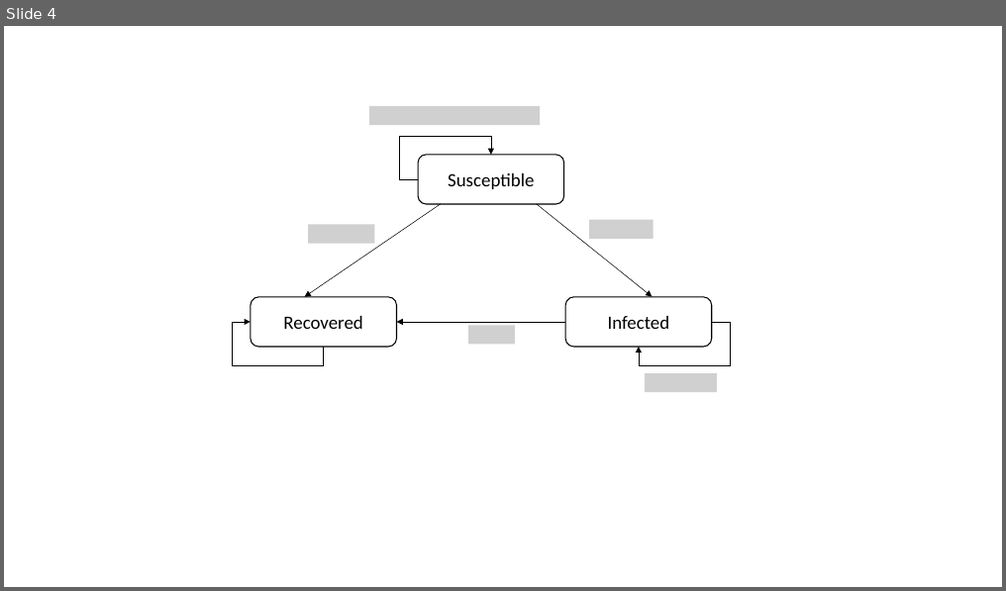
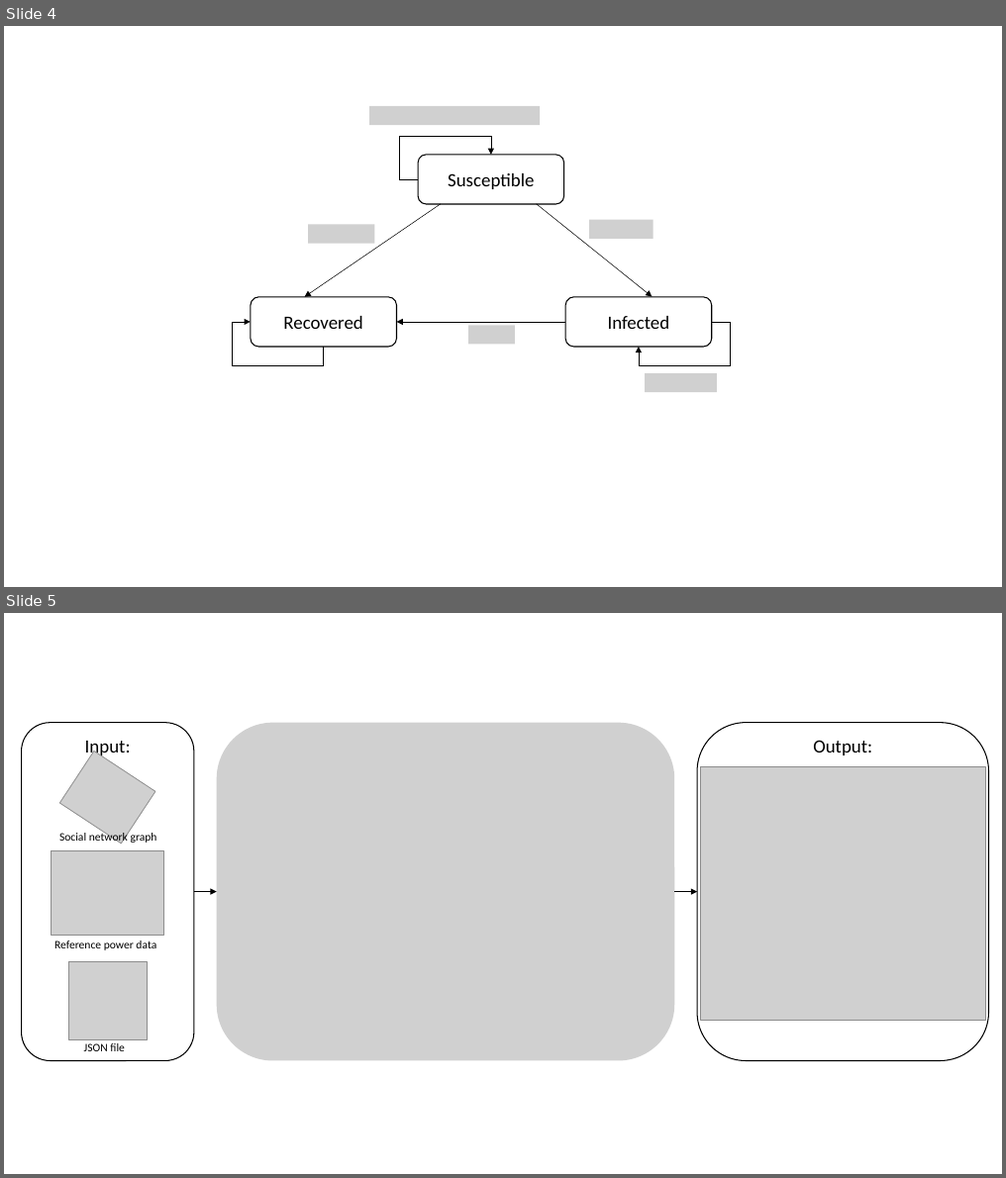
Before and after one commit to isabella-grieser/Modeling-and-Monitoring-Social-Media-Dynamics-to-predict-Electricity-Demand-Peaks, a slide deck: presentations/GrafikenThesis.pptx. Shown one above the other, each under a label of ours: slide 4 before the commit, slides 4 and 5 after it. The pictures are 1006x591 and 1006x1178 pixels, drawn with LibreOffice and Linux fonts; fonts in the diff are those of the drawing; grey boxes stand for pictures; background and template pictures are left out. Boxes give left, top, right and bottom in pixels: in the first picture for what was removed or moved away, otherwise in the second. Text is boxed around its words. In the diff, an @@ line names an element or a change of style, - is before the commit and + after.

```diff
--- a/presentations/GrafikenThesis.pptx
+++ b/presentations/GrafikenThesis.pptx
@@ slide 5 added at (4,613,1002,1174), background #FFFFFF @@
@@ rounded rectangle added at (21,722,194,1060), fill #FFFFFF, outline #000000 1 pt, 18 pt, text #000000 @@
+Input:
@@ picture added at (217,722,675,1060) @@
@@ rounded rectangle added at (697,722,988,1060), fill #FFFFFF, outline #000000 1 pt, 18 pt, text #000000 @@
+Output:
@@ picture added at (60,751,155,844) @@
@@ picture added at (701,767,985,1021) @@
@@ text added at (59,832,157,845), 11 pt, text #000000 @@
+Social network graph
@@ picture added at (52,851,164,935) @@
@@ arrow added from (194, 891) to (217, 891), #000000 0.5 pt @@
@@ arrow added from (675, 891) to (697, 891), #000000 0.5 pt @@
@@ text added at (54,941,156,951), 11 pt, text #000000 @@
+Reference power data
@@ picture added at (69,961,147,1040) @@
@@ text added at (84,1044,125,1052), 11 pt, text #000000 @@
+JSON file
```
Also in this commit, not shown: 2 slides changed, 12 other files.
